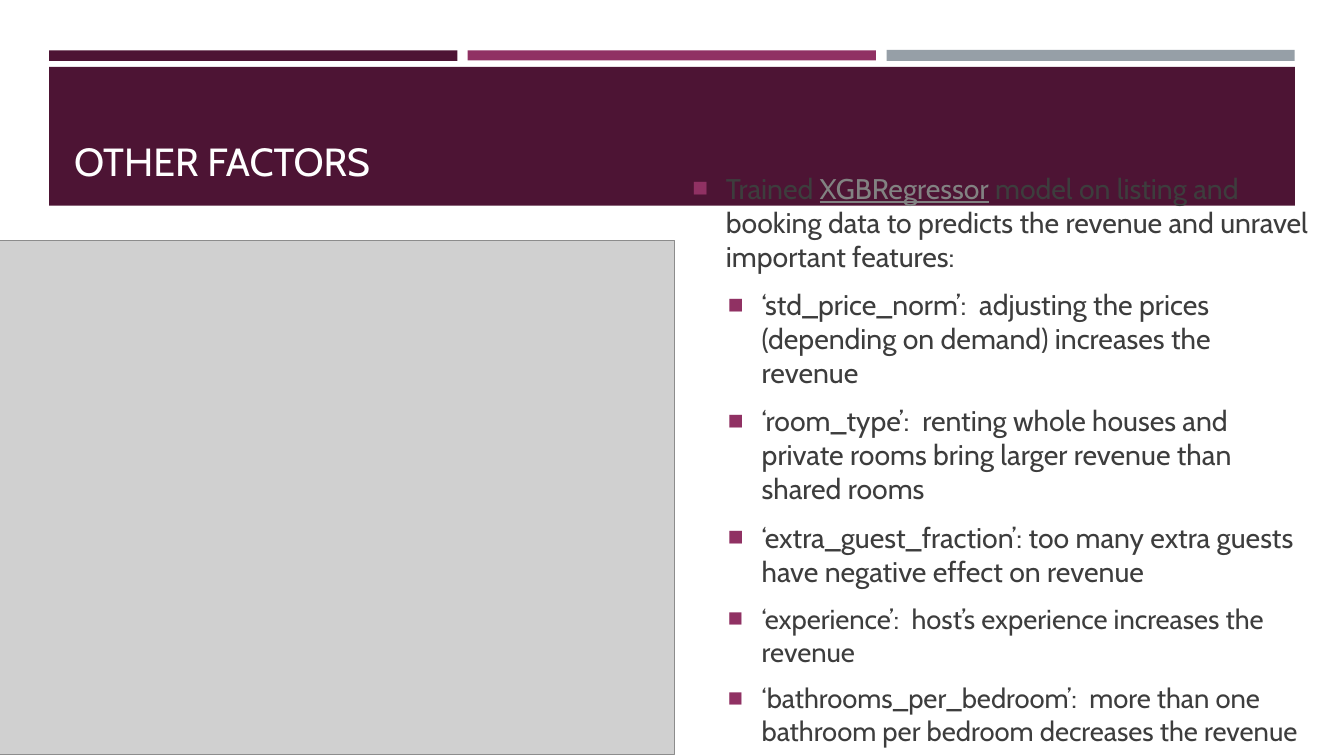
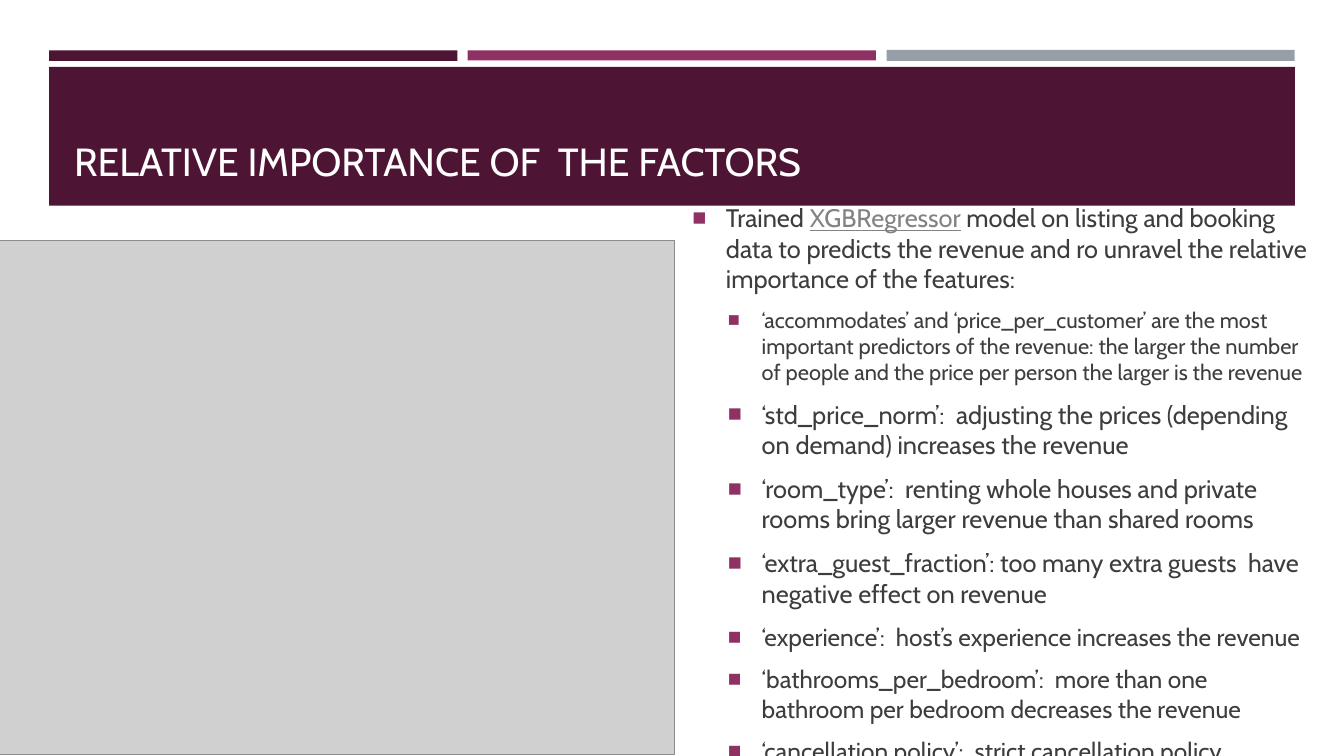
Before and after one commit to ivanovdmitri/Seattle_Airbnb_2017_DI, a slide deck: slide 10 of Seattle_Airbnb_2017_DI.pptx (slide 7 before the commit). Drawn at 1344x756 pixels with LibreOffice and Linux fonts; fonts in the diff are those of the drawing; grey boxes stand for pictures. Boxes give left, top, right and bottom in pixels: in the first picture for what was removed or moved away, otherwise in the second. Text is boxed around its words. In the diff, an @@ line names an element or a change of style, - is before the commit and + after.

```diff
--- a/Seattle_Airbnb_2017_DI.pptx
+++ b/Seattle_Airbnb_2017_DI.pptx
@@ title at <box>74,148,801,177</box>: text changed @@
-OTHER FACTORS
+RELATIVE IMPORTANCE OF THE FACTORS
@@ text at <box>726,208,1307,386</box>: text changed; size 20.3 to 15.6 pt @@
-■ Trained XGBRegressor model on listing and booking data to predicts the revenue and unravel important features:
+■ Trained XGBRegressor model on listing and booking data to predicts the revenue and ro unravel the relative importance of the features:
+  ■ ‘accommodates’ and ‘price_per_customer’ are the most important predictors of the revenue: the larger the number of people and the price per person the larger is the revenue
@@ text at <box>762,405,1300,723</box>: size 20.3 to 18.1 pt in "‘std_price_norm’: adjusting the prices (depending on demand) ...", "‘room_type’: renting whole houses and private rooms ...", "‘extra_guest_fraction’: too many extra guests have negative ..."; size 19.6 to 17.5 pt in "‘experience’: host’s experience increases the revenue", "‘bathrooms_per_bedroom’: more than one bathroom per bedroom ...", "‘cancellation policy’: strict cancellation policy increases  ..." @@
```
Also in this commit, not shown: 1 other slide changed, 3 slides added, 1 other file.
